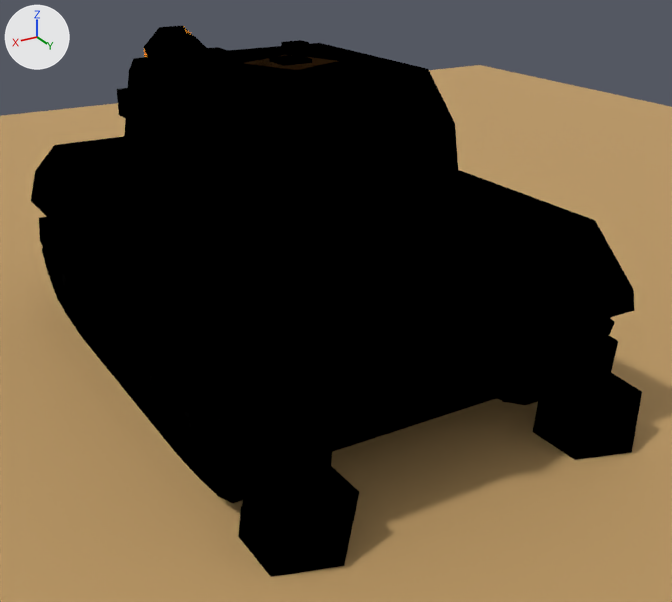
Two versions of the Blender file resources/3d/jackal_tank_lowpoly.blend, one commit apart.
Camera for both pictures: a 50 mm camera at (4.56, 8.68, 4.82) aimed at (-0.4, 0.42, 0.69). Every picture has the same lights, and +X, +Y and +Z are marked at upper left. The picture after the commit comes second.

Objects in the first picture: 'Ground', 'Tank'.
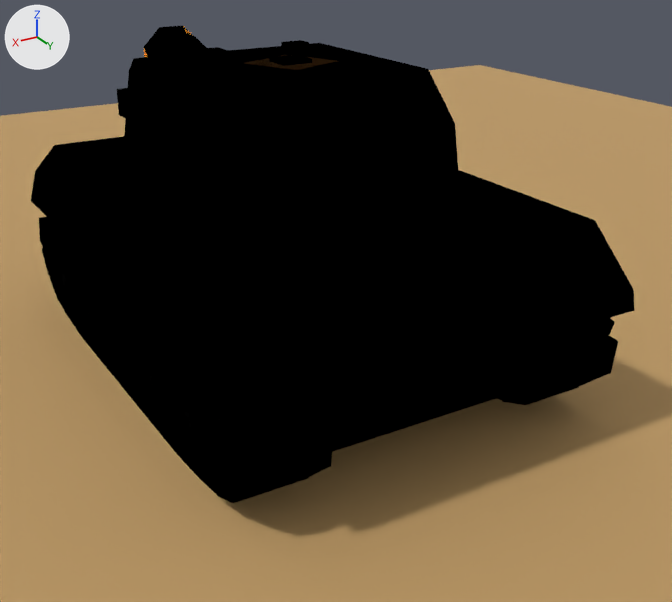
What the commit changed:
me_tank is used by ob_tank; location (0.0, 0.0, 0.0).
me_tank had 1954 vertices, 1625 faces and spanned x -2.05..2.05, y -4.1..3.58, z -0.25..3.36.
me_tank now has 1810 vertices, 1385 faces and spans x -2.0..2.0, y -4.1..3.26, z 0.0..3.36.
me_tank part 1: 12 loose pieces with 144 vertices, spanning x -2.05..2.05, y 2.56..3.58, z -0.25..2.54, are deleted.
me_tank no longer uses material mat_mt_smoke (grey #84827e).
me_tank no longer uses material mat_mt_dust (brown #b09264).

Where the change shows, as pixel boxes (x1, y1, x2, y2) in the pictures (672 x 602 px):
'Tank', reshaped (13% shorter): before (31, 26, 642, 577); after (31, 26, 634, 503)
part 1 of me_tank, deleted: before (238, 188, 642, 577)
